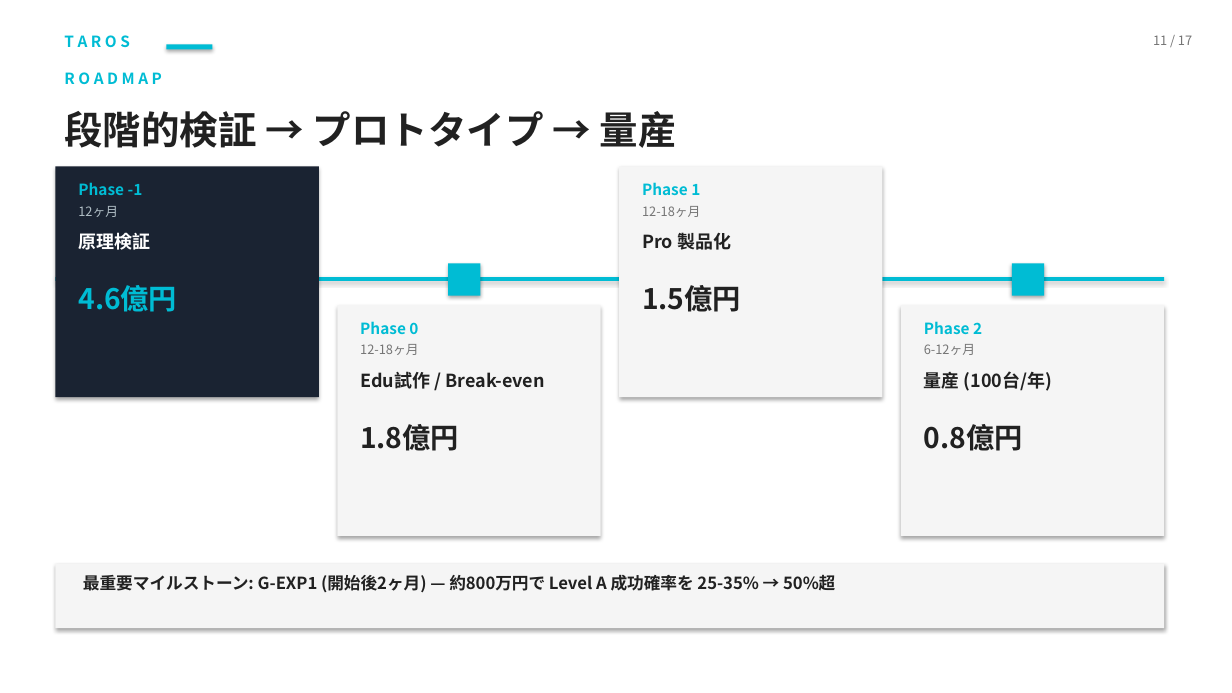
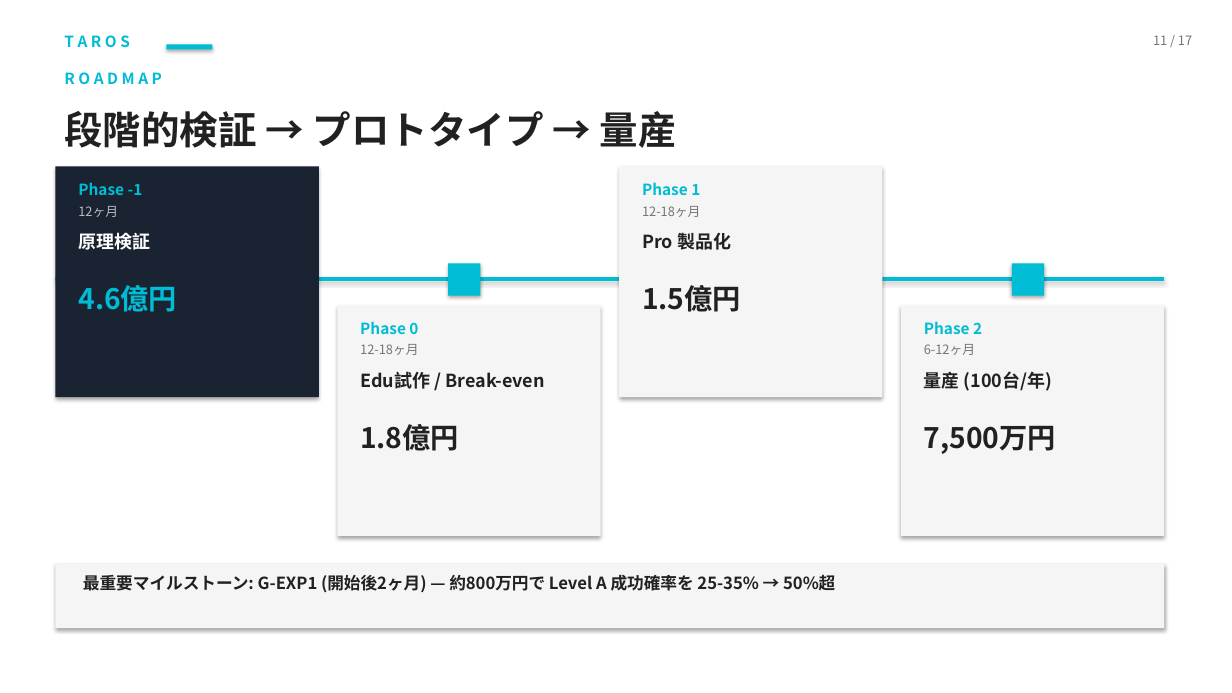
Before and after one commit to TomohiroTani28/Taros, a slide deck: slide 11 of assets/TAROS_Investor_Pitch_Revised.pptx. Drawn at 1232x693 pixels with LibreOffice and Linux fonts; fonts in the diff are those of the drawing. Boxes give left, top, right and bottom in pixels: in the first picture for what was removed or moved away, otherwise in the second. Text is boxed around its words. In the diff, an @@ line names an element or a change of style, - is before the commit and + after.

```diff
--- a/assets/TAROS_Investor_Pitch_Revised.pptx
+++ b/assets/TAROS_Investor_Pitch_Revised.pptx
@@ text at (924,425,1056,454): text changed @@
-0.8億円
+7,500万円
```
Also in this commit, not shown: 9 other slides changed, 2 other files.
